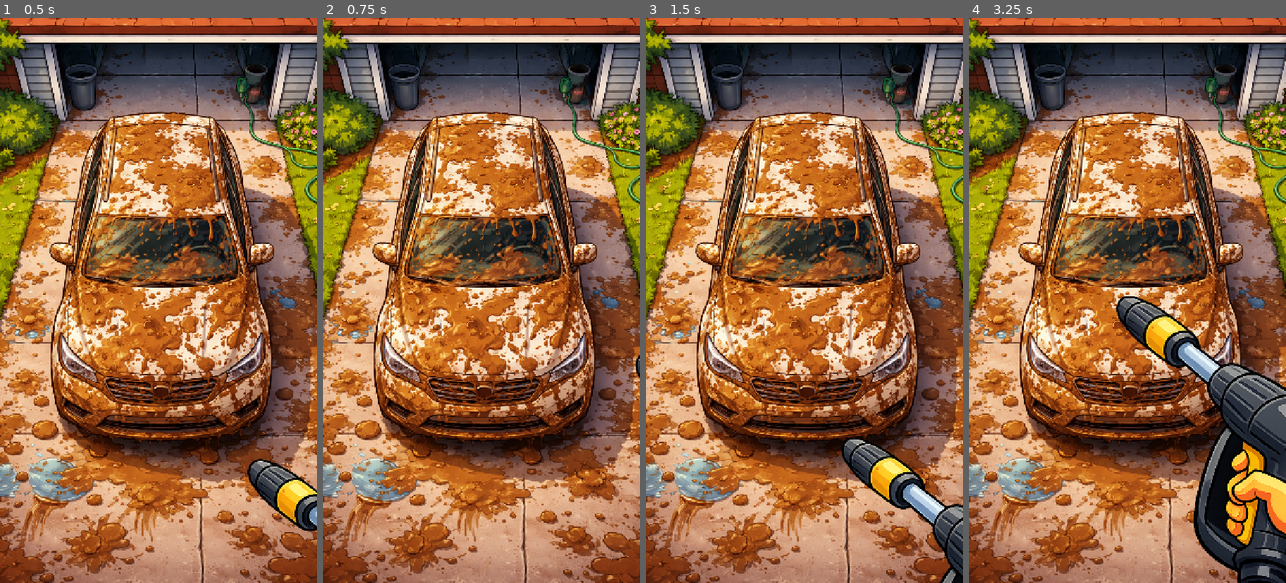
Above: before the commit, frames 1-4 (left to right).
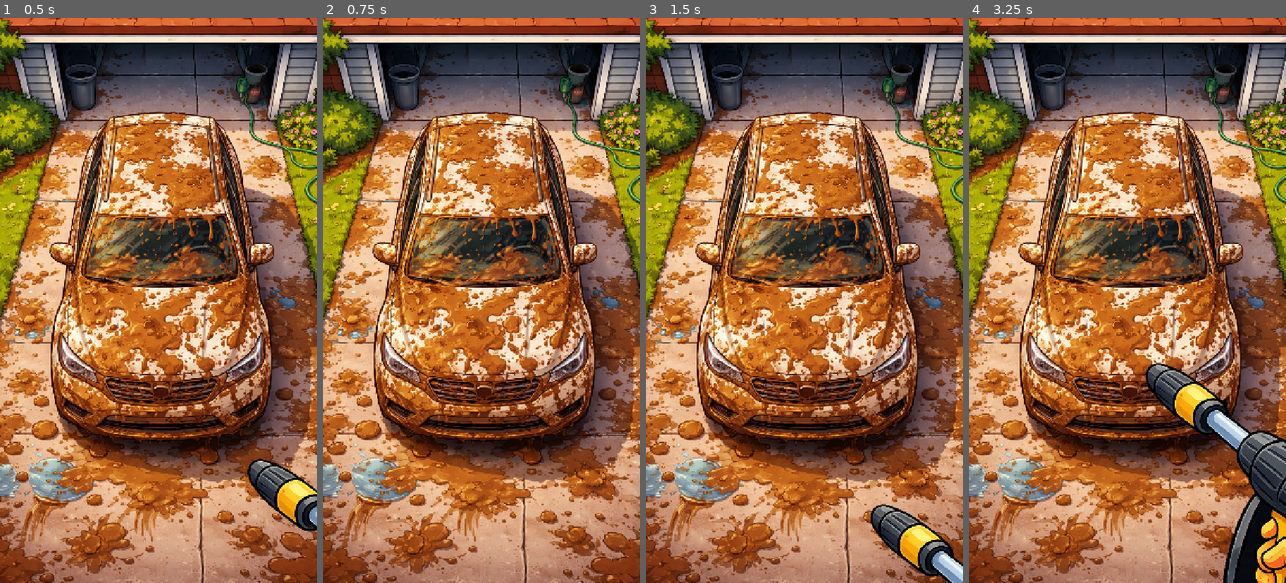
Above: after the commit, the same moments.

Repository: playkore/no-pressure
Game: Godot game, scene res://scenes/levels/DemoLevel.tscn
Same seed, same stepped clock (60 frames per second), same inputs: the game is played once before the commit and once after it.
Inputs (mouse positions are in pixels of both pictures, inside the frame that each line leads up to):
- Up to frame 1 (0.5 s): no input
- Up to frame 2 (0.75 s): tap Enter at 0.5 s; move the mouse to (551, 272) at 0.52 s; click (551, 272) at 0.67 s
- Up to frame 3 (1.5 s): tap Space at 1.25 s; drag from (741, 328) to (788, 413) at 1.27 s
- Up to frame 4 (3.25 s): tap Enter at 2 s; move the mouse to (1159, 176) at 2.02 s; click (1159, 176) at 2.17 s; tap Space at 2.75 s; drag from (1111, 413) to (1032, 215) at 2.77 s

Frame 1 is identical in both runs. In frame 2, less than 0.1% of the frame differs, in the area x 98-100%, y 59-64%; in frame 3, 4.9%; in frame 4, 13%, in the area x 46-100%, y 49-100%.

Commit message:
Move power washer to a separate scene

Diff:
--- a/scenes/levels/DemoLevel.tscn
+++ b/scenes/levels/DemoLevel.tscn
@@ -1,18 +1,14 @@
-[gd_scene load_steps=4 format=3 uid="uid://c1m3m5a7r6r8o"]
+[gd_scene load_steps=3 format=3 uid="uid://c1m3m5a7r6r8o"]
 
 [ext_resource type="Texture2D" path="res://assets/levels/demo/dirty.png" id="1_hn0ad"]
-[ext_resource type="Texture2D" path="res://assets/powerwasher.png" id="2_qp0q7"]
-[ext_resource type="Script" path="res://scripts/demo_level.gd" id="3_xk2v6"]
-[ext_resource type="Script" path="res://scripts/power_washer_drag.gd" id="4_7ndk2"]
+[ext_resource type="Script" path="res://scripts/demo_level.gd" id="2_k0kt4"]
+[ext_resource type="PackedScene" path="res://scenes/power_washer/PowerWasher.tscn" id="3_r6w5h"]
 
 [node name="DemoLevel" type="Node2D"]
-script = ExtResource("3_xk2v6")
+script = ExtResource("2_k0kt4")
 
 [node name="Background" type="Sprite2D" parent="."]
 texture = ExtResource("1_hn0ad")
 
-[node name="PowerWasher" type="Sprite2D" parent="."]
-centered = false
+[node name="PowerWasher" parent="." instance=ExtResource("3_r6w5h")]
 z_index = 10
-texture = ExtResource("2_qp0q7")
-script = ExtResource("4_7ndk2")
--- /dev/null
+++ b/scenes/power_washer/PowerWasher.tscn
@@ -0,0 +1,23 @@
+[gd_scene load_steps=4 format=3 uid="uid://d2g1o1w6w8c4n"]
+
+[ext_resource type="Texture2D" uid="uid://r4brv7k0kym6" path="res://assets/powerwasher.png" id="1_l1p8s"]
+[ext_resource type="Script" uid="uid://c4xmcq2c2ho1" path="res://scripts/power_washer.gd" id="2_t66qv"]
+
+[sub_resource type="CircleShape2D" id="CircleShape2D_0d3rq"]
+radius = 40.792156
+
+[node name="PowerWasher" type="Node2D"]
+script = ExtResource("2_t66qv")
+
+[node name="Sprite" type="Sprite2D" parent="."]
+texture = ExtResource("1_l1p8s")
+centered = false
+
+[node name="Nozzle" type="Marker2D" parent="."]
+position = Vector2(4, 7)
+
+[node name="WaterContact" type="Area2D" parent="."]
+position = Vector2(-354, -114)
+
+[node name="CollisionShape2D" type="CollisionShape2D" parent="WaterContact"]
+shape = SubResource("CircleShape2D_0d3rq")
--- a/scripts/demo_level.gd
+++ b/scripts/demo_level.gd
@@ -3,7 +3,7 @@
 @export var initial_powerwasher_anchor := Vector2(0.78, 0.78)
 
 @onready var background: Sprite2D = $Background
-@onready var power_washer: Sprite2D = $PowerWasher
+@onready var power_washer: Node2D = $PowerWasher
 
 
 func _ready() -> void:
@@ -18,8 +18,6 @@
 
 	_fit_background(viewport_size)
 	power_washer.global_position = viewport_size * initial_powerwasher_anchor
-	power_washer.scale = Vector2.ONE
-	power_washer.rotation = 0.0
 
 
 func _fit_background(viewport_size: Vector2) -> void:
--- /dev/null
+++ b/scripts/power_washer.gd
@@ -0,0 +1,111 @@
+extends Node2D
+
+@export var nozzle_to_target_offset := Vector2(260, 340)
+@export var right_edge_margin_px := 0.0
+
+@export_range(1.0, 256.0, 1.0, "or_greater") var contact_radius_px := 20.0:
+	set(value):
+		contact_radius_px = value
+		_apply_contact_radius()
+
+@onready var sprite: Sprite2D = $Sprite
+@onready var nozzle: Marker2D = $Nozzle
+@onready var water_contact: Area2D = $WaterContact
+@onready var water_contact_shape: CollisionShape2D = $WaterContact/CollisionShape2D
+
+var has_target := false
+var target_point := Vector2.ZERO
+
+
+func _ready() -> void:
+	scale = Vector2.ONE
+	rotation = 0.0
+	sprite.scale = Vector2.ONE
+	sprite.rotation = 0.0
+	_apply_contact_radius()
+
+
+func _input(event: InputEvent) -> void:
+	if event is InputEventScreenTouch:
+		_handle_screen_touch(event)
+		return
+	if event is InputEventScreenDrag:
+		_handle_screen_drag(event)
+		return
+	if event is InputEventMouseButton:
+		_handle_mouse_button(event)
+		return
+	if event is InputEventMouseMotion:
+		_handle_mouse_motion(event)
+		return
+
+
+func _handle_screen_touch(event: InputEventScreenTouch) -> void:
+	if event.pressed:
+		has_target = true
+		_set_target(event.position)
+		return
+
+	if has_target:
+		has_target = false
+
+
+func _handle_screen_drag(event: InputEventScreenDrag) -> void:
+	if not has_target:
+		return
+	_set_target(event.position)
+
+
+func _handle_mouse_button(event: InputEventMouseButton) -> void:
+	if event.button_index != MOUSE_BUTTON_LEFT:
+		return
+
+	if event.pressed:
+		has_target = true
+		_set_target(event.position)
+	else:
+		has_target = false
+
+
+func _handle_mouse_motion(event: InputEventMouseMotion) -> void:
+	if not has_target or not Input.is_mouse_button_pressed(MOUSE_BUTTON_LEFT):
+		return
+	_set_target(event.position)
+
+
+func set_target_point(pos: Vector2) -> void:
+	has_target = true
+	_set_target(pos)
+
+
+func _set_target(pos: Vector2) -> void:
+	var viewport_rect := get_viewport().get_visible_rect()
+	target_point = Vector2(
+		clampf(pos.x, viewport_rect.position.x, viewport_rect.end.x),
+		clampf(pos.y, viewport_rect.position.y, viewport_rect.end.y)
+	)
+
+	_apply_translation_only_placement(viewport_rect)
+
+
+func _apply_translation_only_placement(viewport_rect: Rect2) -> void:
+	var desired_nozzle := target_point + nozzle_to_target_offset
+	global_position = desired_nozzle - nozzle.position
+
+	if sprite.texture == null:
+		return
+	var tex_size := sprite.texture.get_size() * sprite.global_scale.abs()
+	var right_edge_x := global_position.x + tex_size.x
+	var min_right_edge_x := viewport_rect.end.x + right_edge_margin_px
+	if right_edge_x < min_right_edge_x:
+		global_position.x += min_right_edge_x - right_edge_x
+
+
+func _apply_contact_radius() -> void:
+	if water_contact_shape == null:
+		return
+	var circle := water_contact_shape.shape as CircleShape2D
+	if circle == null:
+		circle = CircleShape2D.new()
+		water_contact_shape.shape = circle
+	circle.radius = contact_radius_px
Not shown, added: scripts/power_washer.gd.uid
